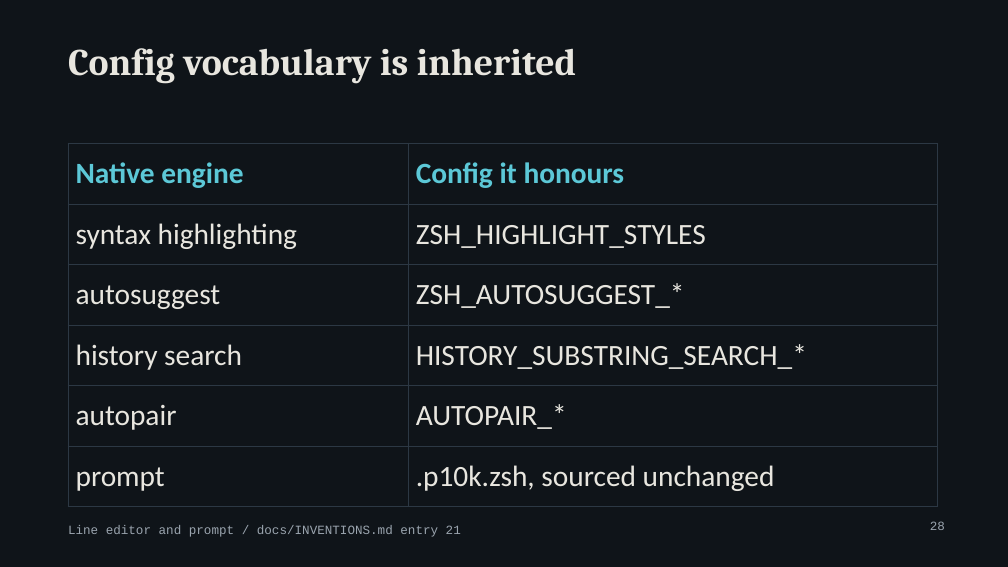
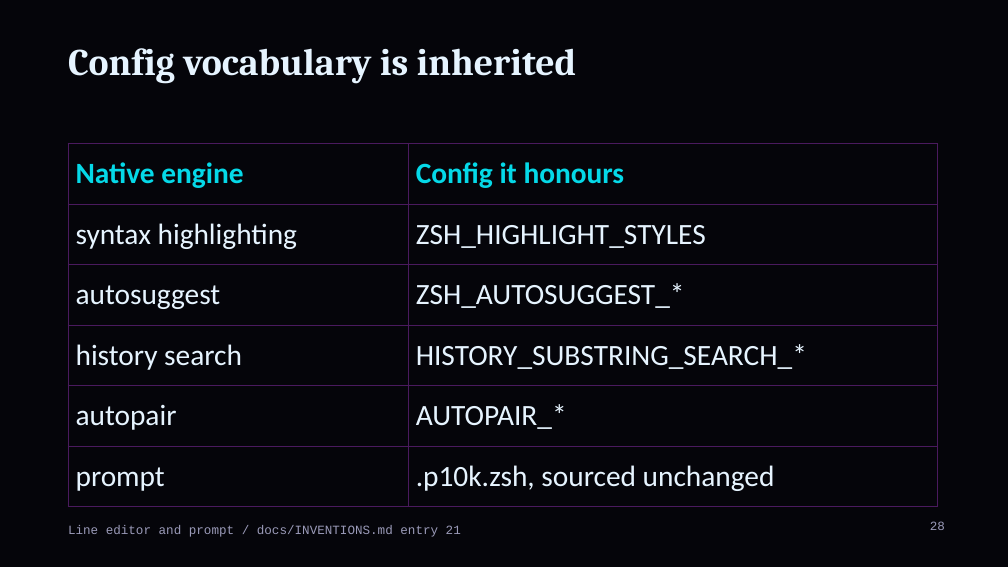
Before and after one commit to MenkeTechnologies/zshrs, a slide deck: slide 28 of docs/talk.pptx. Drawn at 1008x567 pixels with LibreOffice and Linux fonts; fonts in the diff are those of the drawing; background and template pictures are left out. Boxes give left, top, right and bottom in pixels: in the first picture for what was removed or moved away, otherwise in the second. Text is boxed around its words. In the diff, an @@ line names an element or a change of style, - is before the commit and + after.

Commit message:
docs: talk decks use the logo's cyberpunk palette

```diff
--- a/docs/talk.pptx
+++ b/docs/talk.pptx
@@ background #0F1419 to #05050A @@
@@ title "Config vocabulary is inherited" at box(68, 48, 577, 84): text colour #E8E6DF to #E6F4FF @@
@@ table at box(68, 144, 938, 495) @@
@@ text colour #5CC8D7 to #05D9E8 in "Native engine", "Config it honours" @@
@@ text colour #E8E6DF to #E6F4FF in "syntax highlighting", "ZSH_HIGHLIGHT_STYLES", "autosuggest", "ZSH_AUTOSUGGEST_*" and 6 more places @@
@@ borders changed @@
@@ text "Line editor and prompt / ..." at box(68, 525, 461, 537): text colour #9AA4AE to #9A9AB8 @@
@@ page number at box(930, 521, 945, 530): text colour #9AA4AE to #9A9AB8 @@
```
Also in this commit, not shown: 58 other slides changed, 2 other files.
